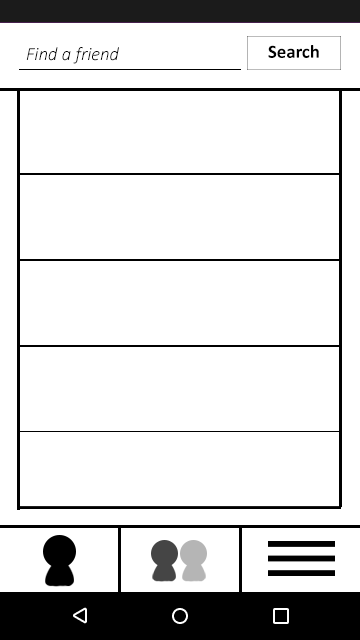
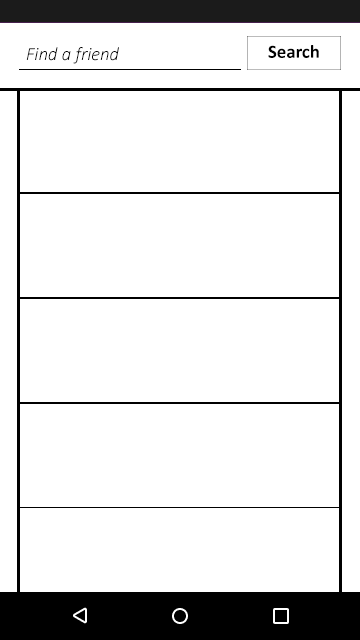
Layered file, before and after one edit (360×640). Changes by layer:
painted on "recycler view items" over (x1=20, y1=173, x2=339, y2=507)
painted on "recycler view frame" over (x1=17, y1=173, x2=342, y2=592)
hid group "bottom bar" (1st of 2) (2 layers) over (x1=0, y1=525, x2=360, y2=592)
hid group "person logo copy 2" (2 layers) over (x1=180, y1=540, x2=207, y2=582)
hid group "person logo copy" (2 layers) over (x1=151, y1=540, x2=178, y2=582)
hid group "person logo" (2 layers) over (x1=43, y1=535, x2=76, y2=587)
